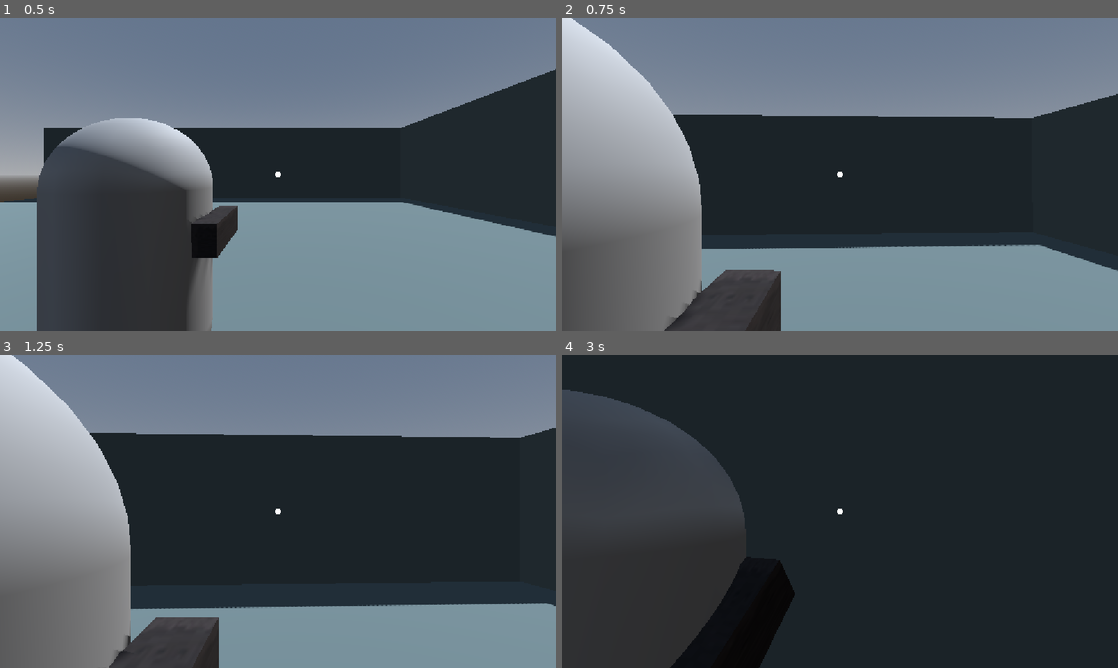
Above: before the commit, frames 1-4 (two rows, left to right).
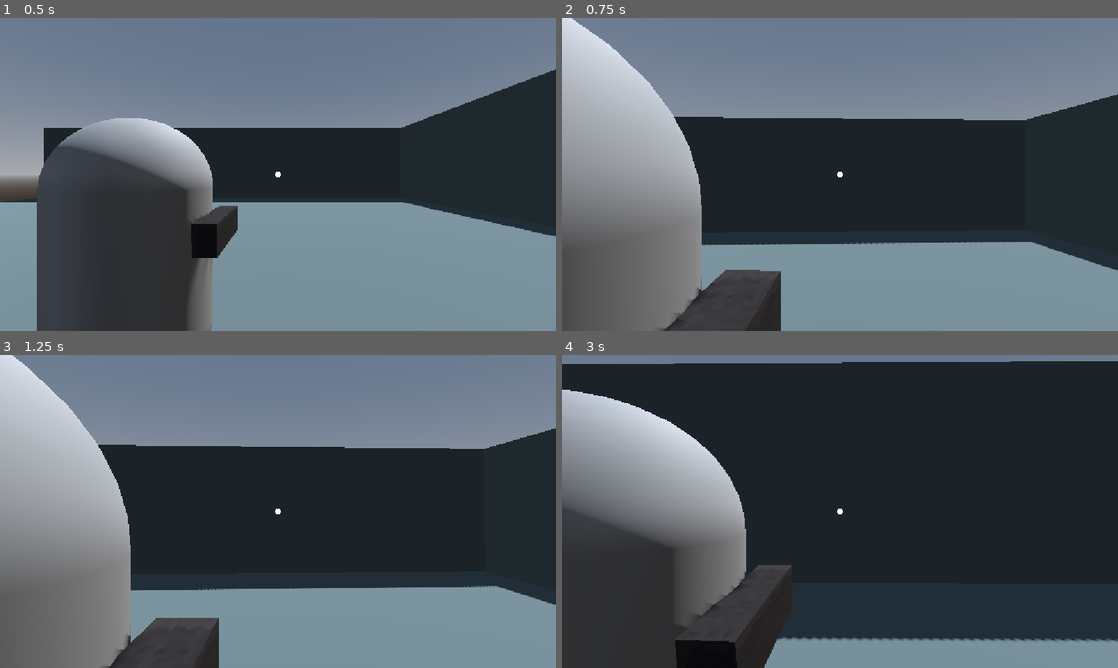
Above: after the commit, the same moments.

Repository: bbbbblueeeee/ISCS-30.14-Game5
Game: Godot game, scene res://Scenes/world.tscn
The game is run twice, just before and just after one commit, with the same random seed, the same clock (stepped at 60 frames per second) and the same inputs.
Inputs (mouse positions are in pixels of both pictures, inside the frame that each line leads up to):
- Up to frame 1 (0.5 s): no input
- Up to frame 2 (0.75 s): tap Enter (ui_accept) at 0.5 s; move the mouse to (867, 174) at 0.52 s; hold Up (ui_up) from 0.53 s (still down); hold Right mouse button (aim) from 0.53 s (still down)
- Up to frame 3 (1.25 s): keep holding Up (ui_up); keep holding Right mouse button (aim); tap Enter (ui_accept) at 0.77 s
- Up to frame 4 (3 s): keep holding Up (ui_up); move the mouse to (812, 511) at 1.27 s; release Right mouse button (aim) at 1.28 s; right-click (812, 511) at 1.35 s; tap Enter (ui_accept) at 1.52 s; move the mouse to (851, 505) at 2.02 s; hold Right mouse button (aim) 2.03-2.78 s; click (851, 505) at 2.1 s; move the mouse to (834, 517) at 2.77 s; right-click (834, 517) at 2.85 s

Frame 1 is identical in both runs. In frame 2, 1.4% of the frame differs, in the area x 17-100%, y 24-100%; in frame 3, 7.0%; in frame 4, 25%, in the area x 0-100%, y 0-100%.

Commit message:
made player move slower when on focused aim view

Diff:
--- a/iscs-30.14---game-5---ots-tps/Scripts/player.gd
+++ b/iscs-30.14---game-5---ots-tps/Scripts/player.gd
@@ -2,6 +2,7 @@
 
 
 const SPEED = 5.0
+const AIM_SPEED = 2.5
 const JUMP_VELOCITY = 4.5
 
 @onready var gun_pivot: Node3D = $Skeleton3D/gunpivot
@@ -14,6 +15,11 @@
 var instance
 
 func _physics_process(delta: float) -> void:
+	var current_speed = SPEED
+
+	if Input.is_action_pressed("aim"):
+		current_speed = AIM_SPEED
+
 	# Add the gravity.
 	if not is_on_floor():
 		velocity += get_gravity() * delta
@@ -27,11 +33,11 @@
 	var input_dir := Input.get_vector("ui_left", "ui_right", "ui_up", "ui_down")
 	var direction := (transform.basis * Vector3(input_dir.x, 0, input_dir.y)).normalized()
 	if direction:
-		velocity.x = direction.x * SPEED
-		velocity.z = direction.z * SPEED
+		velocity.x = direction.x * current_speed
+		velocity.z = direction.z * current_speed
 	else:
-		velocity.x = move_toward(velocity.x, 0, SPEED)
-		velocity.z = move_toward(velocity.z, 0, SPEED)
+		velocity.x = move_toward(velocity.x, 0, current_speed)
+		velocity.z = move_toward(velocity.z, 0, current_speed)
 
 	var collision_point: Vector3
 
